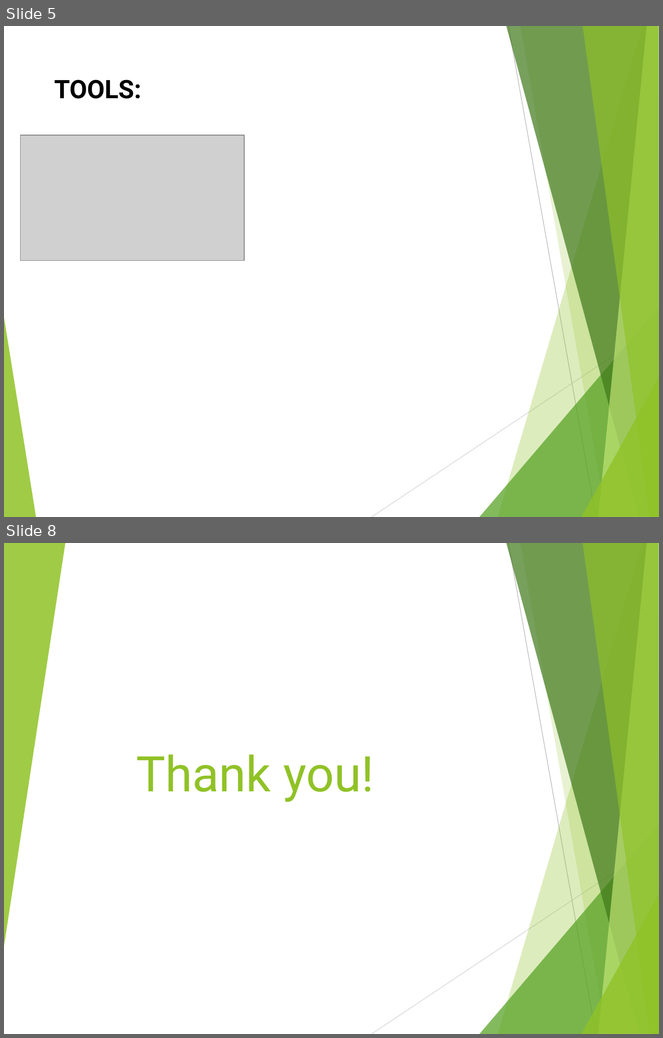
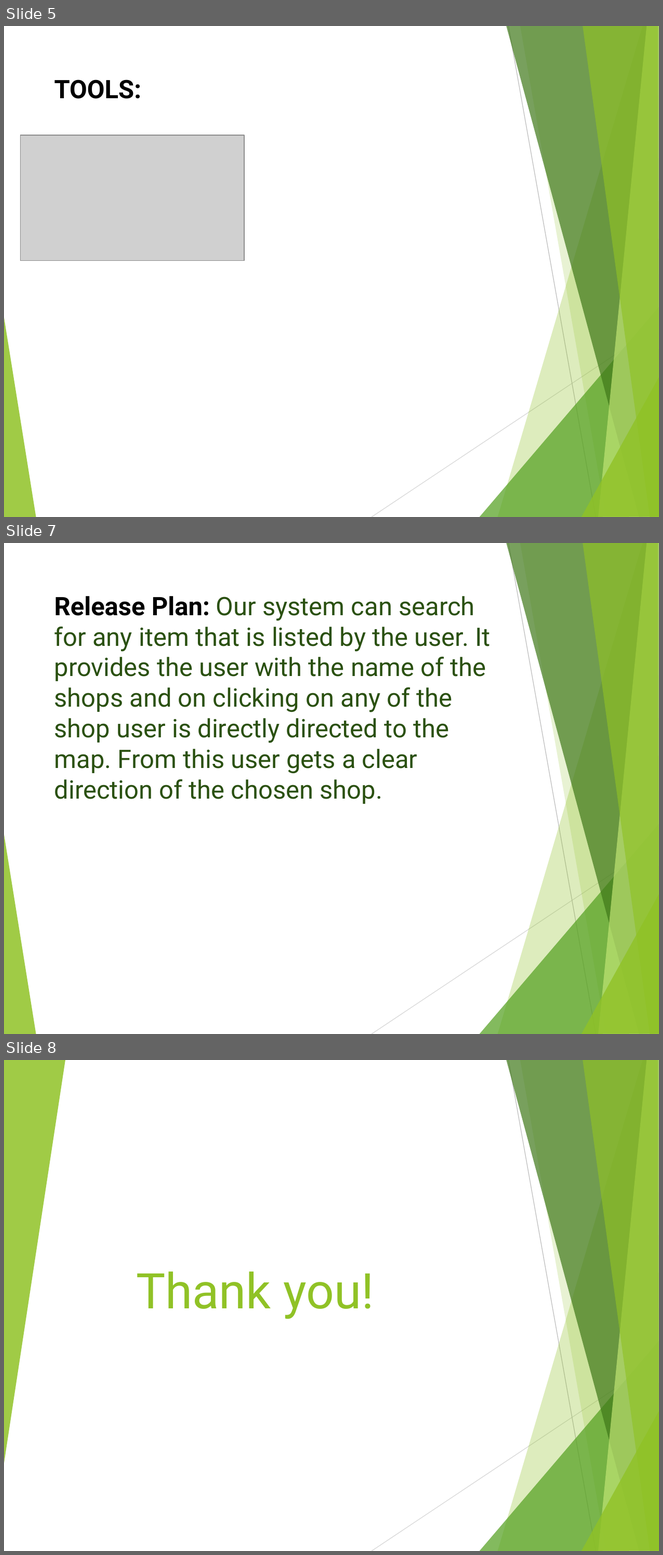
Before and after one commit to nsuspring2019cse299sec4/Group-3, a slide deck: project idea slides.pptx. Shown one above the other, each under a label of ours: slides 5 and 8 before the commit, slides 5, 7 and 8 after it; the slides between them are not shown. The pictures are 663x1038 and 663x1555 pixels, drawn with LibreOffice and Linux fonts; fonts in the diff are those of the drawing; grey boxes stand for pictures. Boxes give left, top, right and bottom in pixels: in the first picture for what was removed or moved away, otherwise in the second. Text is boxed around its words. In the diff, an @@ line names an element or a change of style, - is before the commit and + after.

```diff
--- a/project idea slides.pptx
+++ b/project idea slides.pptx
@@ slide 7 added at [4,543,659,1034], background #FFFFFF; not listed: 10 template elements that a slide beside it also shows @@
@@ title added at [54,596,490,804], 28 pt, text #2A5010 @@
+Release Plan: Our system can search for any item that is listed by the user. It provides the user with the name of the shops and on clicking on any of the shop user is directly directed to the map. From this user gets a clear direction of the chosen shop.
```
Also in this commit, not shown: 1 slide changed, 1 slide removed.
